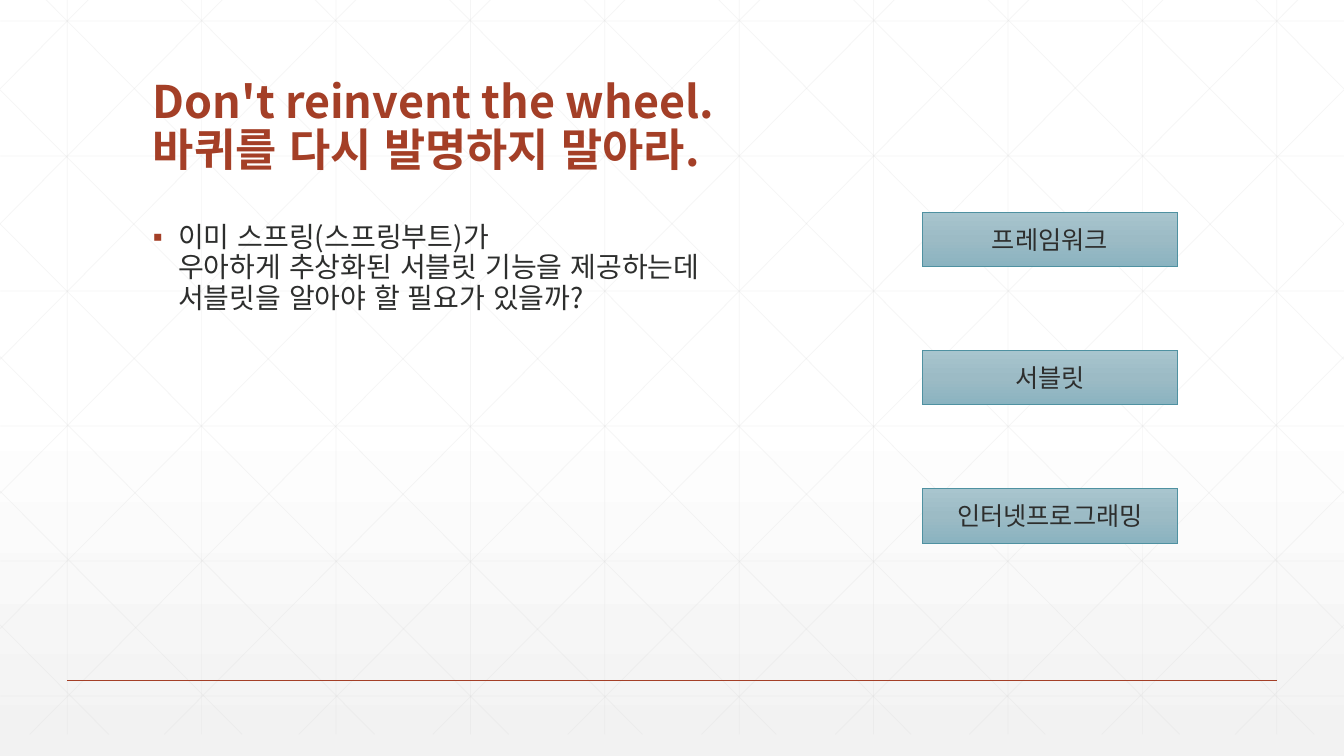
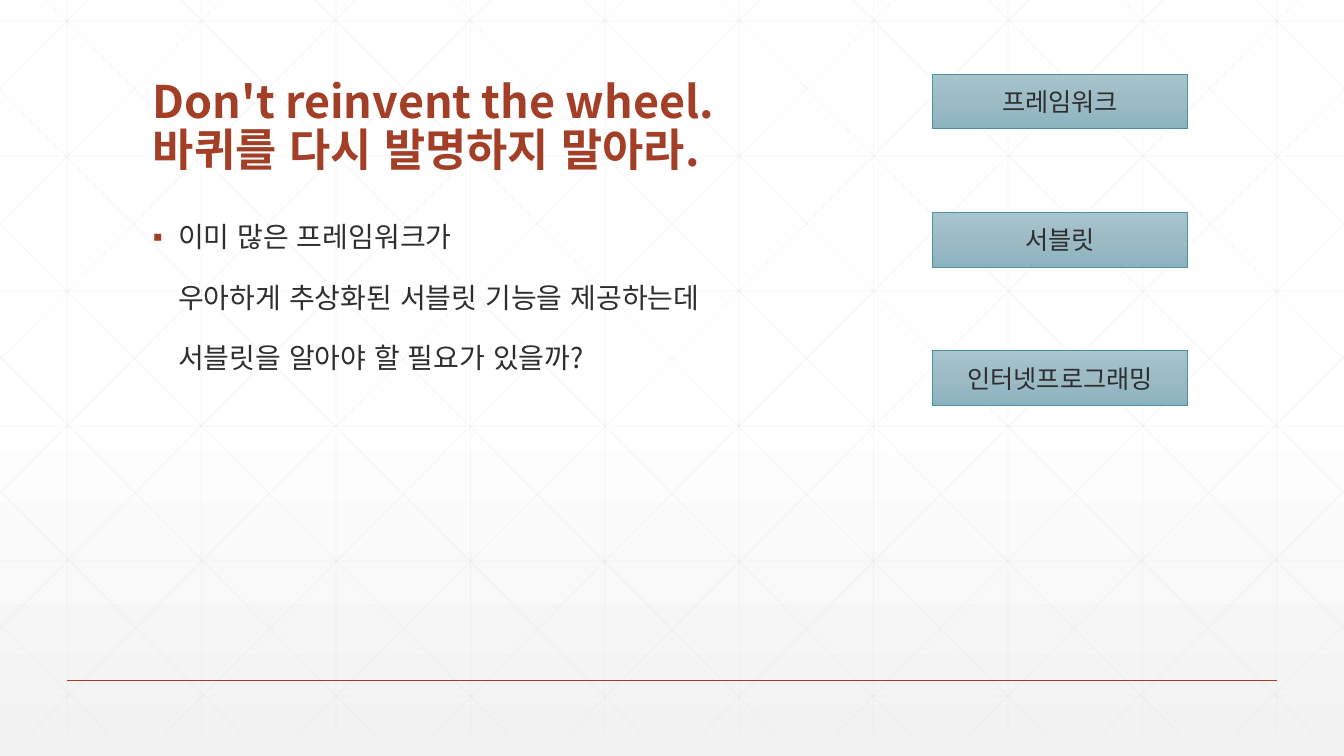
Before and after one commit to zeroshift01/code5, a slide deck: slide 11 of inflearn01/doc/1.작동하는 소프트웨어를 쉽게 만들 수 있도록 준비합니다..pptx. Drawn at 1344x756 pixels with LibreOffice and Linux fonts; fonts in the diff are those of the drawing. Boxes give left, top, right and bottom in pixels: in the first picture for what was removed or moved away, otherwise in the second. Text is boxed around its words. In the diff, an @@ line names an element or a change of style, - is before the commit and + after.

```diff
--- a/inflearn01/doc/1.작동하는 소프트웨어를 쉽게 만들 수 있도록 준비합니다..pptx
+++ b/inflearn01/doc/1.작동하는 소프트웨어를 쉽게 만들 수 있도록 준비합니다..pptx
@@ rectangle "프레임워크": place and size @@
-rectangle "프레임워크" at [923, 212, 1178, 266]
+rectangle "프레임워크" at [933, 75, 1188, 129]
@@ text at [178, 224, 700, 371]: text changed @@
-▪ 이미 스프링(스프링부트)가
-  우아하게 추상화된 서블릿 기능을 제공하는데
-  서블릿을 알아야 할 필요가 있을까?
+▪ 이미 많은 프레임워크가
+  우아하게 추상화된 서블릿 기능을 제공하는데
+  서블릿을 알아야 할 필요가 있을까?
@@ rectangle "서블릿": place and size @@
-rectangle "서블릿" at [923, 350, 1178, 404]
+rectangle "서블릿" at [933, 213, 1188, 267]
@@ rectangle "인터넷프로그래밍": place and size @@
-rectangle "인터넷프로그래밍" at [923, 489, 1178, 543]
+rectangle "인터넷프로그래밍" at [933, 351, 1188, 405]
```
Also in this commit, not shown: 2 other slides changed, 10 other files.
